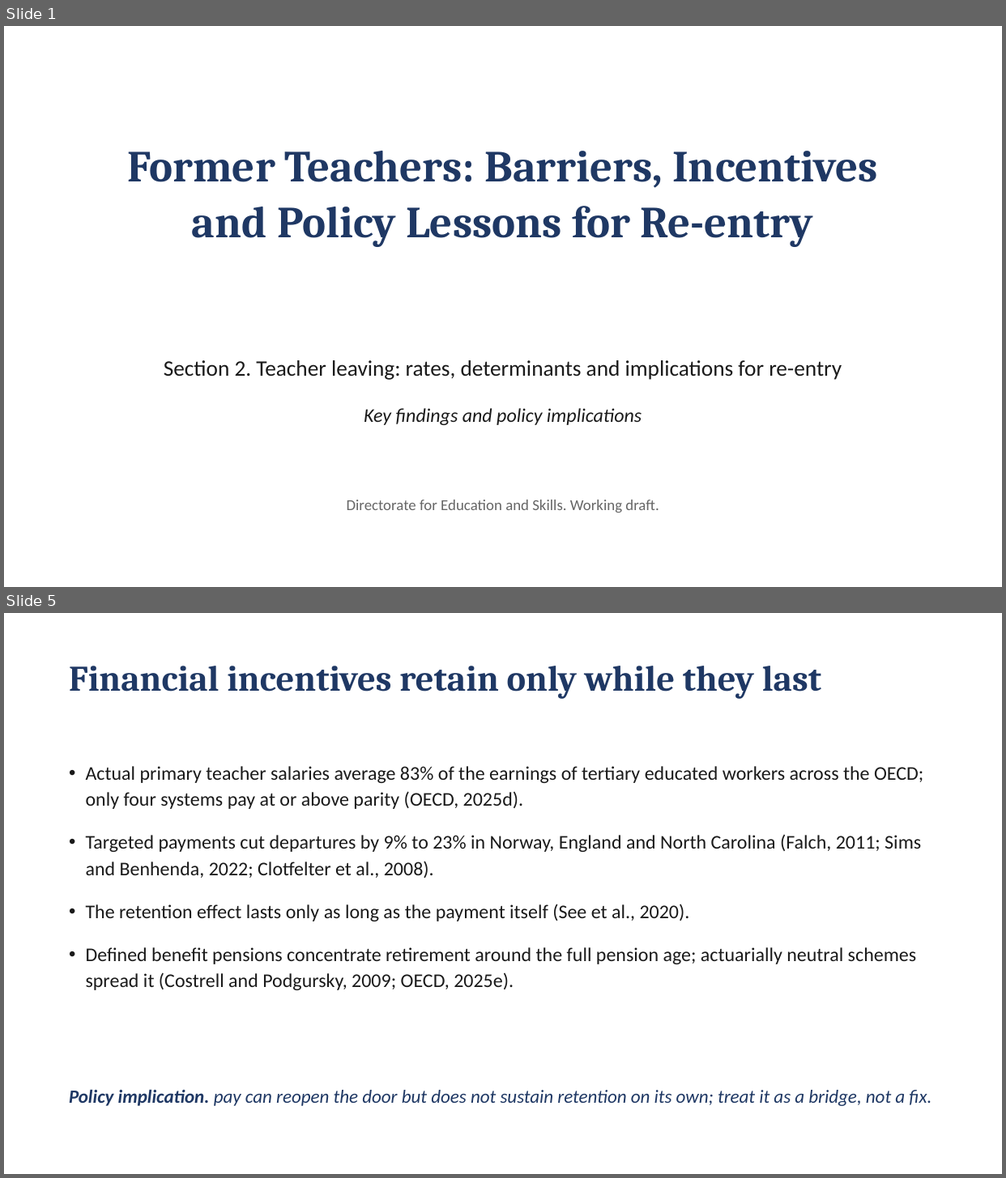
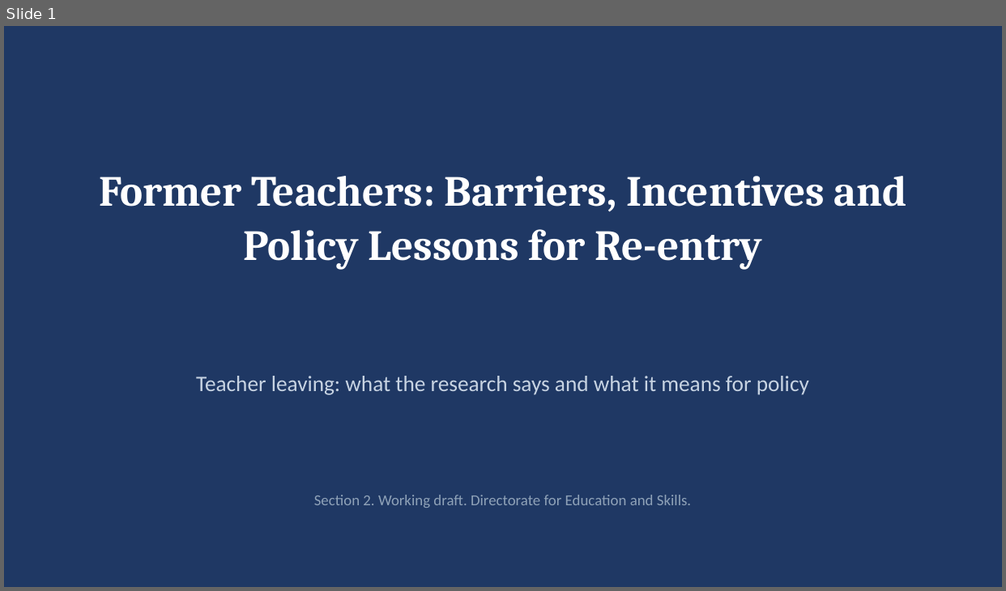
Before and after one commit to jedr1-ship-it/Former-Teachers, a slide deck: Former_Teachers_key_messages.pptx. Shown one above the other, each under a label of ours: slides 1 and 5 before the commit, slide 1 after it; the slides between them are not shown. The pictures are 1006x1178 and 1006x591 pixels, drawn with LibreOffice and Linux fonts; fonts in the diff are those of the drawing. Boxes give left, top, right and bottom in pixels: in the first picture for what was removed or moved away, otherwise in the second. Text is boxed around its words. In the diff, an @@ line names an element or a change of style, - is before the commit and + after.

```diff
--- a/Former_Teachers_key_messages.pptx
+++ b/Former_Teachers_key_messages.pptx
@@ slide 5 removed at <box>4,613,1002,1174</box>, background #FFFFFF @@
@@ text removed at <box>69,666,821,699</box> @@
-Financial incentives retain only while they last
@@ text removed at <box>86,766,923,990</box> @@
-• Actual primary teacher salaries average 83% of the earnings of tertiary educated workers across the OECD; only four systems pay at or above parity (OECD, 2025d).
-• Targeted payments cut departures by 9% to 23% in Norway, England and North Carolina (Falch, 2011; Sims and Benhenda, 2022; Clotfelter et al., 2008).
-• The retention effect lasts only as long as the payment itself (See et al., 2020).
-• Defined benefit pensions concentrate retirement around the full pension age; actuarially neutral schemes spread it (Costrell and Podgursky, 2009; OECD, 2025e).
@@ text removed at <box>69,1089,931,1106</box> @@
-Policy implication. pay can reopen the door but does not sustain retention on its own; treat it as a bridge, not a fix.
@@ slide 1 changed as well @@
@@ background #FFFFFF to #1F3864 @@
@@ text "Former Teachers: Barriers, Incentives and ...": place and size @@
-text "Former Teachers: Barriers, Incentives and ..." at <box>128,151,877,247</box>
+text "Former Teachers: Barriers, Incentives and ..." at <box>99,176,907,269</box>
@@ text "Former Teachers: Barriers, Incentives and ..." at <box>99,176,907,269</box>: size 32 to 31 pt, text colour #1F3864 to #FFFFFF; line spacing 40pt to 39pt @@
@@ text at <box>196,376,809,395</box>: text changed; text colour #1A1A1A to #C7D3E2 @@
-Section 2. Teacher leaving: rates, determinants and implications for re-entry
+Teacher leaving: what the research says and what it means for policy
@@ text removed at <box>364,408,641,425</box> @@
-Key findings and policy implications
@@ text at <box>314,495,691,508</box>: text changed; text colour #666666 to #8FA2B8 @@
-Directorate for Education and Skills. Working draft.
+Section 2. Working draft. Directorate for Education and Skills.
```
Also in this commit, not shown: 1 other slide changed, 5 slides added, 4 other slides removed.
